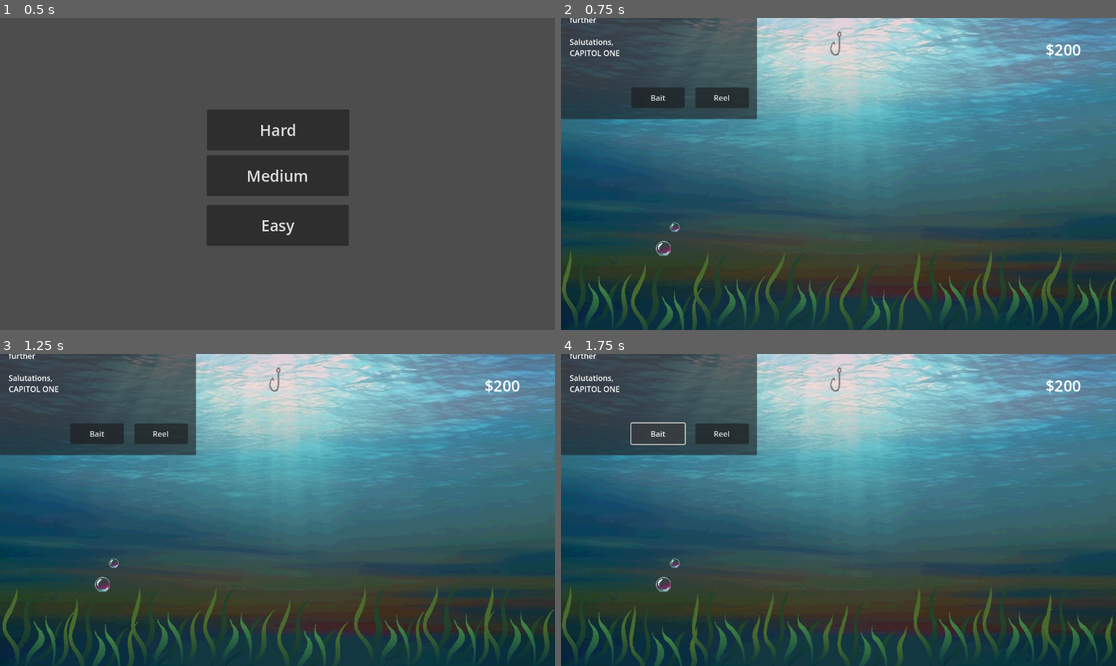
Above: before the commit, frames 1-4 (two rows, left to right).
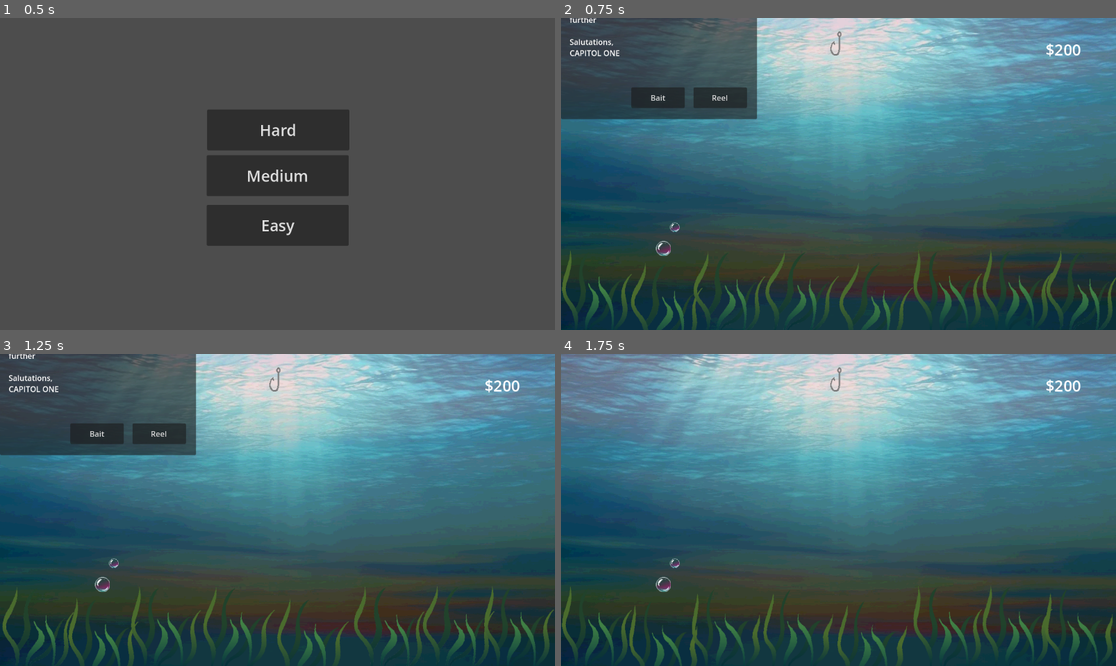
Above: after the commit, the same moments.

Repository: ColinNeary/Bait-and-Switch
Game: Godot game, scene res://UI/Main Menu.tscn
The game is run twice, just before and just after one commit, with the same random seed, the same clock (stepped at 60 frames per second) and the same inputs. The engine's default icon, where the game draws it, is replaced by a stand-in: a white triangle on a blue panel in a dark square.
Inputs:
- Up to frame 1 (0.5 s): no input
- Up to frame 2 (0.75 s): click "Easy" at 0.5 s
- Up to frame 3 (1.25 s): no input
- Up to frame 4 (1.75 s): click "Bait" at 1.25 s

Frame 1 is identical in both runs. In frame 2, less than 0.1% of the frame differs, in the area x 23-34%, y 22-29%; in frame 3, less than 0.1%; in frame 4, 11%, in the area x 0-36%, y 0-33%.

Commit message:
Added bait buttons

Diff:
--- a/bait-and-switch/Scenes/Game/Game.tscn
+++ b/bait-and-switch/Scenes/Game/Game.tscn
@@ -177,14 +177,12 @@
 
 [node name="Reel Button" type="Button" parent="E-mail Dialog Box/Popup Window"]
 layout_mode = 0
-offset_left = 279.0
+offset_left = 275.0
 offset_top = 387.0
-offset_right = 390.0
+offset_right = 386.0
 offset_bottom = 430.0
-text = "Reel
-"
+text = "Reel"
 
-[connection signal="pressed" from="E-mail Dialog Box/Popup Window/Bait Button" to="E-mail Dialog Box/Popup Window" method="_on_bait_button_pressed"]
 [node name="Money" type="RichTextLabel" parent="."]
 offset_left = 430.0
 offset_top = -281.0
@@ -192,3 +190,6 @@
 offset_bottom = -186.0
 theme_override_font_sizes/normal_font_size = 32
 text = "500"
+
+[connection signal="pressed" from="E-mail Dialog Box/Popup Window/Bait Button" to="E-mail Dialog Box/Popup Window" method="_on_bait_button_pressed"]
+[connection signal="pressed" from="E-mail Dialog Box/Popup Window/Reel Button" to="E-mail Dialog Box/Popup Window" method="_on_reel_button_pressed"]
--- a/bait-and-switch/Scenes/Game/popup_window.gd
+++ b/bait-and-switch/Scenes/Game/popup_window.gd
@@ -1,5 +1,6 @@
 extends Panel
 
+var is_bait = true
 
 # Called when the node enters the scene tree for the first time.
 func _ready() -> void:
@@ -12,5 +13,13 @@
 
 
 func _on_bait_button_pressed() -> void:
+	self.visible = false
+	# if is_bait:
 
 	pass # Replace with function body.
+
+
+func _on_reel_button_pressed() -> void:
+	self.visible = false
+	# if !is_bait:
+	pass # Replace with function body.
